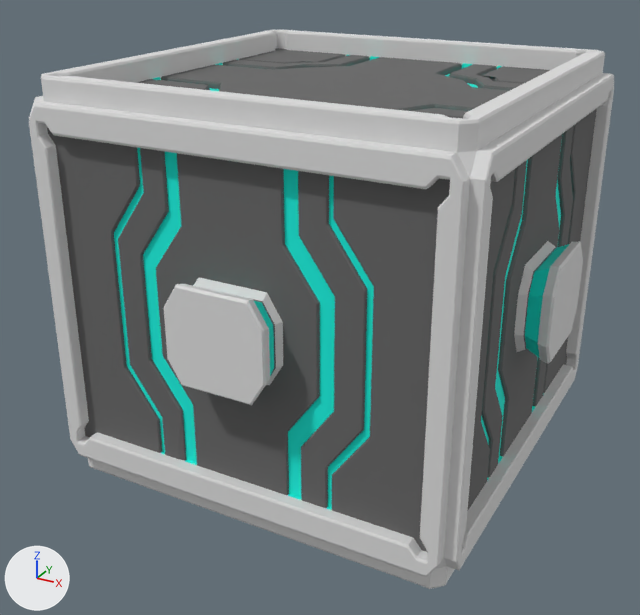
The FBX model BODY/Assets/Main/Meshes/Interactable/crate_heavy_02.FBX as it was, and as the next commit left it.
The view is the same before and after, from a 50 mm lens placed at (3.0, -5.84, 4.22), pointed at (-0.12, -0.17, 1.38). The axes (+X, +Y, +Z) are drawn at lower left. The lights are the same throughout. Where no turn or scale is listed for an object, it has been applied to the vertices.

The first picture shows 'crate_heavy_02'.
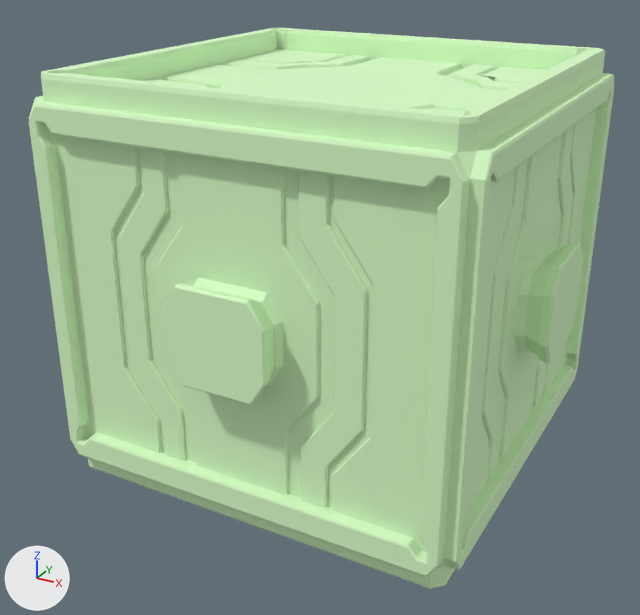
Changed parts and their boxes [x1, y1, x2, y2] in the pictures (640 x 615 px; the box of a moved part takes in the faces that stretch with it):
'crate_heavy_02', reshaped
    before: [29, 30, 614, 589]
    after: [29, 28, 614, 589]
part 1 of me_mesh, moved or reshaped
    before: [41, 30, 605, 124]
    after: [41, 28, 605, 124]
part 2 of me_mesh, recoloured (grey to green)
    both: [29, 32, 614, 589]
part 3 of me_mesh, recoloured (grey to green)
    both: [47, 48, 597, 552]
part 4 of me_mesh, recoloured (cyan to green)
    both: [114, 54, 569, 510]

Patch to the scene script:
```diff
--- a/BODY/Assets/Main/Meshes/Interactable/crate_heavy_02.FBX.py
+++ b/BODY/Assets/Main/Meshes/Interactable/crate_heavy_02.FBX.py
@@ mat_heavycrate02 @@
+mat_heavycrate02 = principled_material('HeavyCrate02')
+mat_heavycrate02.base_color = (0.706, 1.0, 0.588)  # green #dbffca
+mat_heavycrate02.roughness = 0.859
@@ me_mesh @@
 # used by ob_crate_heavy_02; location = (0.0, 0.0, 0.0)
-me_mesh.from_pydata(...)  # 4440 vertices, 4416 faces; spans x -1.78..1.76, y -1.77..1.77, z -0.1..3.27
+me_mesh.from_pydata(...)  # 4440 vertices, 4416 faces; spans x -1.78..1.76, y -1.77..1.77, z -0.1..3.28
+# me_mesh part 1: 145 of the vertices in x -1.53..1.51, y -1.52..1.56, z 2.81..3.27 are multiplied about their middle by the matrix ((1.0, 0.0, 0.0), (0.0, 1.0, -0.111), (0.0, 0.0, 1.035)), then moved by (0.0, 0.03, 0.01)
+# me_mesh part 2: 2624 faces spanning x -1.78..1.76, y -1.77..1.77, z -0.1..3.28 switch from mat_frame (light grey #dfdfdf) to mat_heavycrate02 (green #dbffca)
+# me_mesh part 3: 1400 faces spanning x -1.73..1.69, y -1.7..1.72, z 0.06..3.11 switch from mat_rubber (dark grey #666666) to mat_heavycrate02 (green #dbffca)
+# me_mesh part 4: 392 faces spanning x -1.73..1.69, y -1.7..1.72, z 0.08..3.11 switch from mat_light (cyan #00fbe8) to mat_heavycrate02 (green #dbffca)
```
